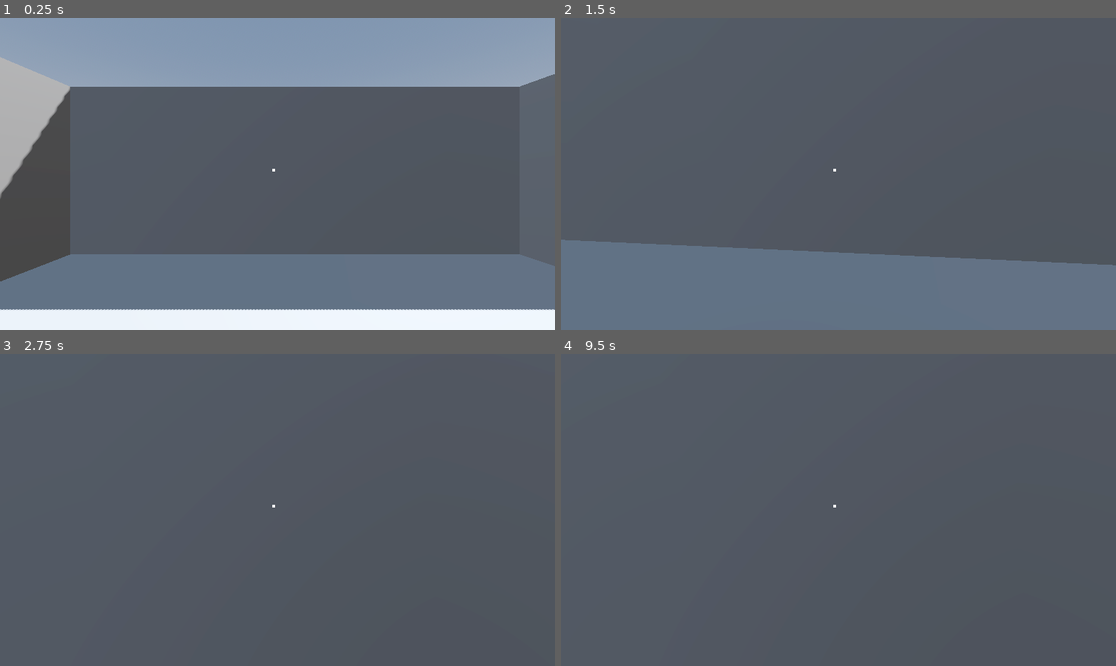
Above: before the commit, frames 1-4 (two rows, left to right).
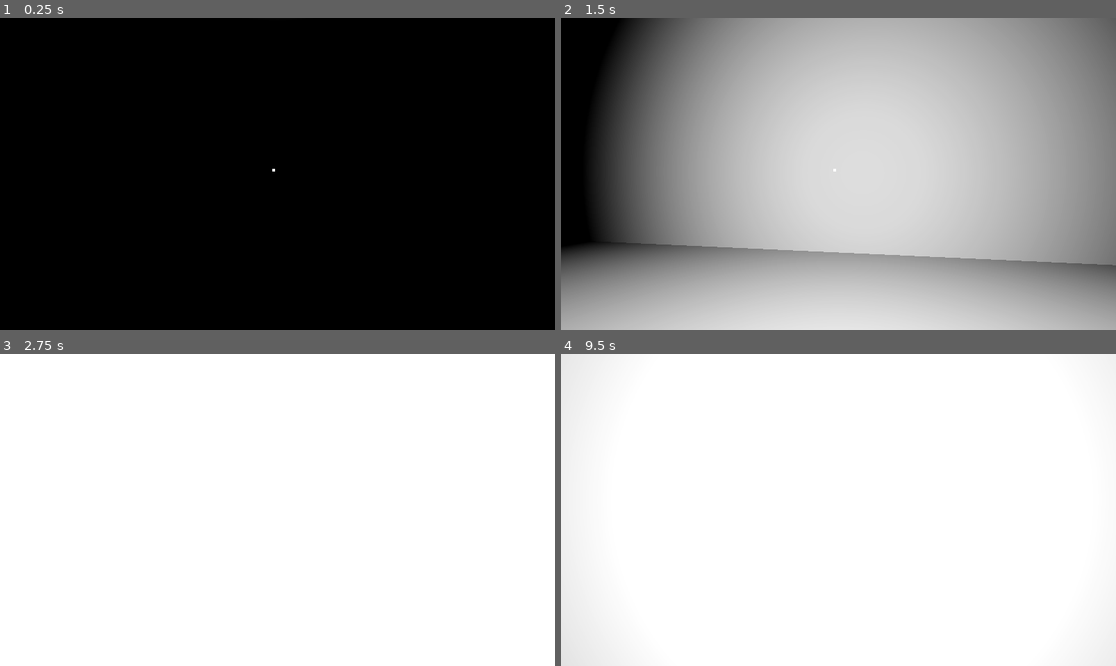
Above: after the commit, the same moments.

Repository: jakubaszcz/Still
Game: Godot game, scene res://scenes/game.tscn
Same seed, same stepped clock (60 frames per second), same inputs: the game is played once before the commit and once after it.
Inputs (mouse positions are in pixels of both pictures, inside the frame that each line leads up to):
- Up to frame 1 (0.25 s): no input
- Up to frame 2 (1.5 s): move the mouse to (866, 174) at 0.52 s; hold W (move_forward) from 0.53 s (still down); click (866, 174) at 0.6 s; move the mouse to (810, 174) at 1.27 s; right-click (810, 174) at 1.35 s
- Up to frame 3 (2.75 s): keep holding W (move_forward); tap Enter at 2 s; move the mouse to (288, 503) at 2.02 s; click (288, 503) at 2.1 s
- Up to frame 4 (9.5 s): tap Space at 2.75, 4.25, 5.75 s; move the mouse to (832, 516) at 2.77 s; right-click (832, 516) at 2.85 s; tap Enter at 3.5, 5 s; move the mouse to (877, 513) at 3.52 s; click (877, 513) at 3.6 s; move the mouse to (794, 506) at 4.27 s; right-click (794, 506) at 4.35 s; move the mouse to (844, 510) at 5.02 s; click (844, 510) at 5.1 s; move the mouse to (816, 503) at 5.77 s; release W (move_forward) at 5.78 s; hold D (move_right) 5.78-6.53 s; right-click (816, 503) at 5.85 s; move the mouse to (866, 510) at 6.52 s; hold W (move_forward) 6.53-8.78 s; click (866, 510) at 6.6 s; move the mouse to (810, 510) at 7.27 s; right-click (810, 510) at 7.35 s; move the mouse to (849, 503) at 8.02 s; click (849, 503) at 8.1 s; move the mouse to (832, 516) at 8.77 s; hold A (move_left) from 8.78 s (still down); right-click (832, 516) at 8.85 s

The runs differ from the first frame. In frame 1, 100% of the frame differs, in the area x 0-100%, y 0-100%; in frame 2, 96%; in frame 3, 100%; in frame 4, 100%.

Commit message:
feat: add footsteps for the monster
The monster can now be heard when close

Diff:
--- a/nodes/monster.tscn
+++ b/nodes/monster.tscn
@@ -1,6 +1,7 @@
 [gd_scene format=3 uid="uid://1b56ietgkpoa"]
 
 [ext_resource type="Script" uid="uid://bd6b6iyayegpd" path="res://scripts/monster.gd" id="1_srrws"]
+[ext_resource type="AudioStream" uid="uid://cfed680tptsix" path="res://sounds/footstep.mp3" id="2_ux2sb"]
 
 [sub_resource type="CapsuleShape3D" id="CapsuleShape3D_hbfoo"]
 
@@ -18,4 +19,8 @@
 [node name="MeshInstance3D" type="MeshInstance3D" parent="." unique_id=26484289]
 mesh = SubResource("CapsuleMesh_srrws")
 
+[node name="AudioStreamPlayer3D" type="AudioStreamPlayer3D" parent="." unique_id=773335660]
+stream = ExtResource("2_ux2sb")
+autoplay = true
+
 [connection signal="navigation_finished" from="NavigationAgent3D" to="." method="_on_navigation_agent_3d_navigation_finished"]
--- a/nodes/player.tscn
+++ b/nodes/player.tscn
@@ -13,6 +13,12 @@
 
 [node name="Body" type="CSGCylinder3D" parent="." unique_id=520657104]
 use_collision = true
+
+[node name="OmniLight3D" type="OmniLight3D" parent="Body" unique_id=1377367238]
+light_energy = 5.0
+light_indirect_energy = 5.0
+light_volumetric_fog_energy = 5.0
+light_size = 0.8
 
 [node name="Camera3D" type="Camera3D" parent="." unique_id=1813214702]
 
--- a/scenes/game.tscn
+++ b/scenes/game.tscn
@@ -5,8 +5,11 @@
 [ext_resource type="PackedScene" uid="uid://nym8ba6ktxc7" path="res://nodes/items/fuse.tscn" id="3_lnu2h"]
 
 [sub_resource type="ProceduralSkyMaterial" id="ProceduralSkyMaterial_lnu2h"]
-sky_horizon_color = Color(0.66224277, 0.6717428, 0.6867428, 1)
-ground_horizon_color = Color(0.66224277, 0.6717428, 0.6867428, 1)
+sky_top_color = Color(0, 0, 0, 1)
+sky_horizon_color = Color(0, 0, 0, 1)
+sky_energy_multiplier = 53.95
+ground_bottom_color = Color(0, 0, 0, 1)
+ground_horizon_color = Color(0, 0, 0, 1)
 
 [sub_resource type="Sky" id="Sky_lbhrr"]
 sky_material = SubResource("ProceduralSkyMaterial_lnu2h")
@@ -61,3 +64,7 @@
 [node name="Wall4" type="CSGBox3D" parent="NavigationRegion3D/CSGBox3D" unique_id=2103767602]
 transform = Transform3D(-4.371139e-08, 0, 1, 0, 1, 0, -1, 0, -4.371139e-08, -18, 6, 0)
 size = Vector3(36, 15, 1)
+
+[node name="CSGBox3D" type="CSGBox3D" parent="." unique_id=1906817324]
+transform = Transform3D(1, 0, 0, 0, 1, 0, 0, 0, 1, 0, 10.15752, 0)
+size = Vector3(35, 1, 35)
Not shown, added: sounds/footstep.mp3.import
Not shown, added: sounds/footstep.mp3
